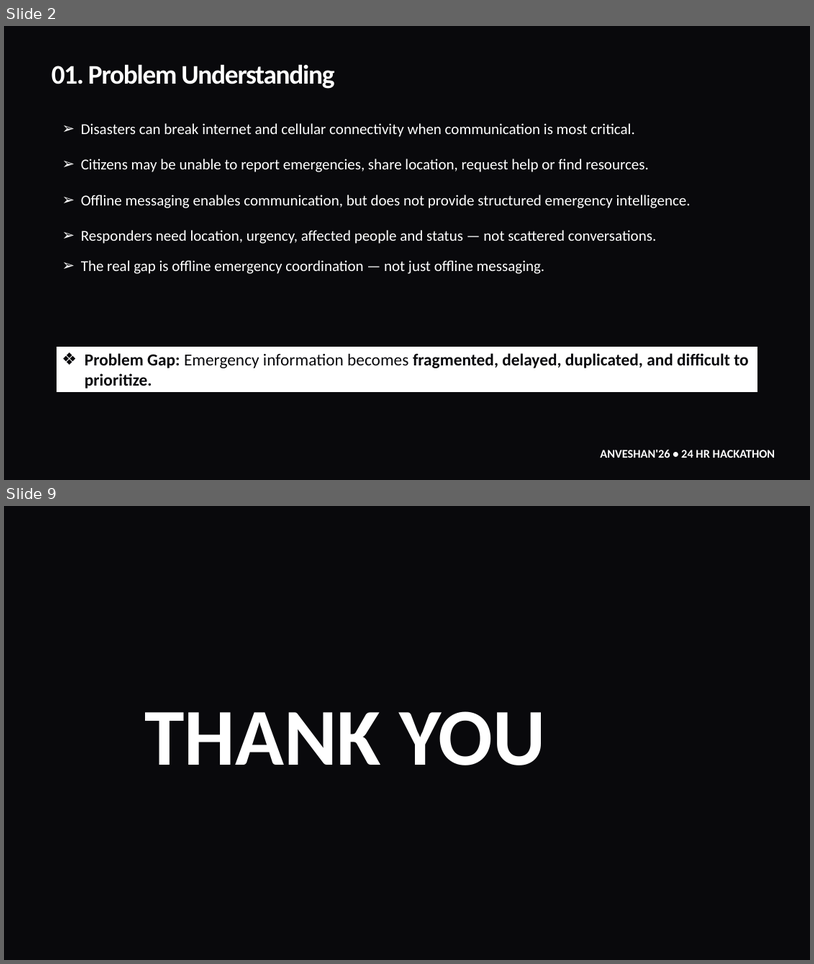
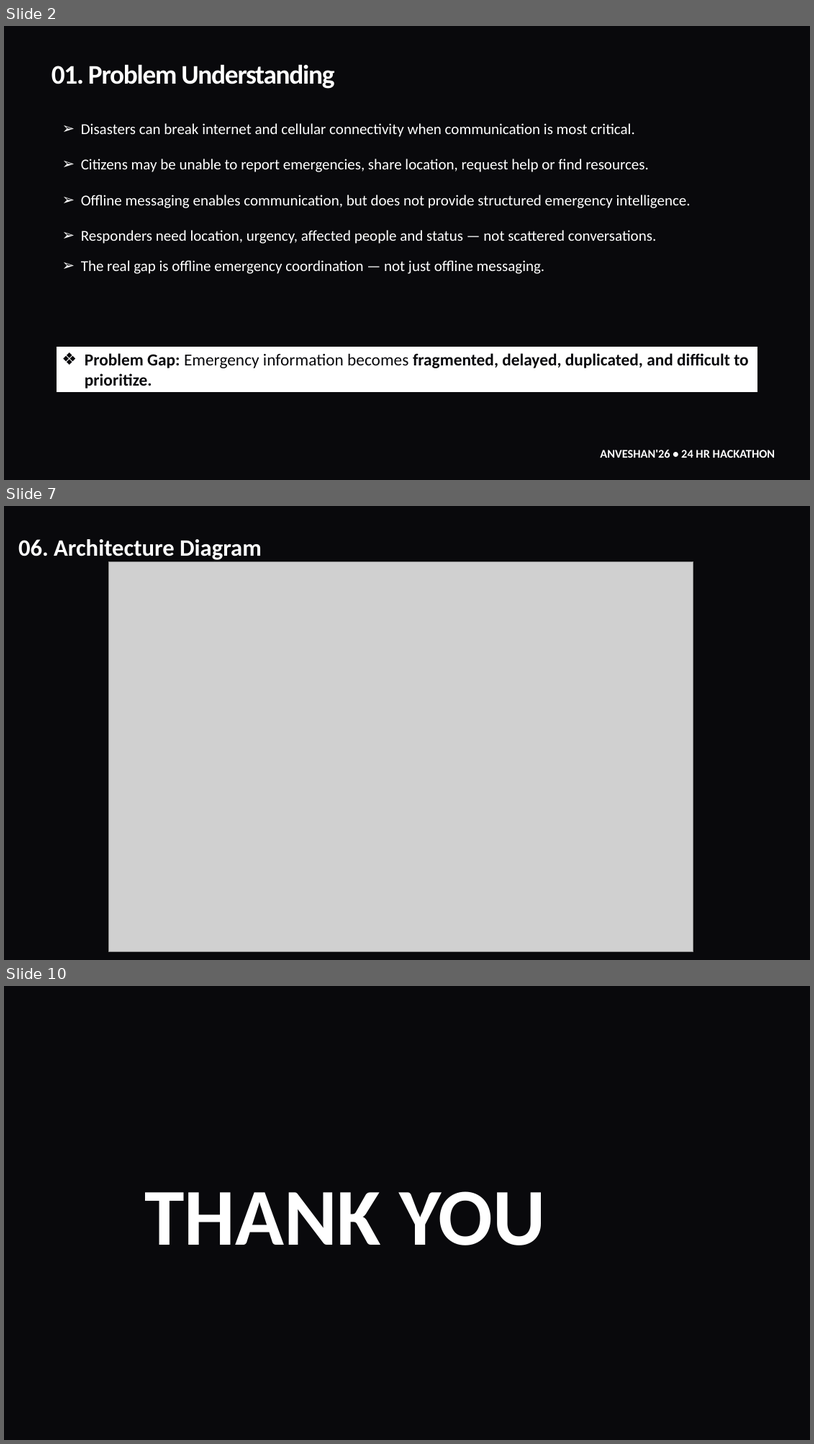
Before and after one commit to PratikDas-VTU/NEXUS, a slide deck: Nexus.pptx. Shown one above the other, each under a label of ours: slides 2 and 9 before the commit, slides 2, 7 and 10 after it; the slides between them are not shown. The pictures are 814x964 and 814x1444 pixels, drawn with LibreOffice and Linux fonts; fonts in the diff are those of the drawing; grey boxes stand for pictures; background and template pictures are left out. Boxes give left, top, right and bottom in pixels: in the first picture for what was removed or moved away, otherwise in the second. Text is boxed around its words. In the diff, an @@ line names an element or a change of style, - is before the commit and + after.

```diff
--- a/Nexus.pptx
+++ b/Nexus.pptx
@@ slide 7 added at [4,506,810,960], background picture (left out) @@
@@ text added at [18,539,262,560], 28 pt, text #FFFFFF, bold @@
+06. Architecture Diagram
@@ picture added at [108,561,694,952] @@
@@ what was slide 9 is now slide 10 @@
```
Also in this commit, not shown: 6 slides changed, 2 other files.
